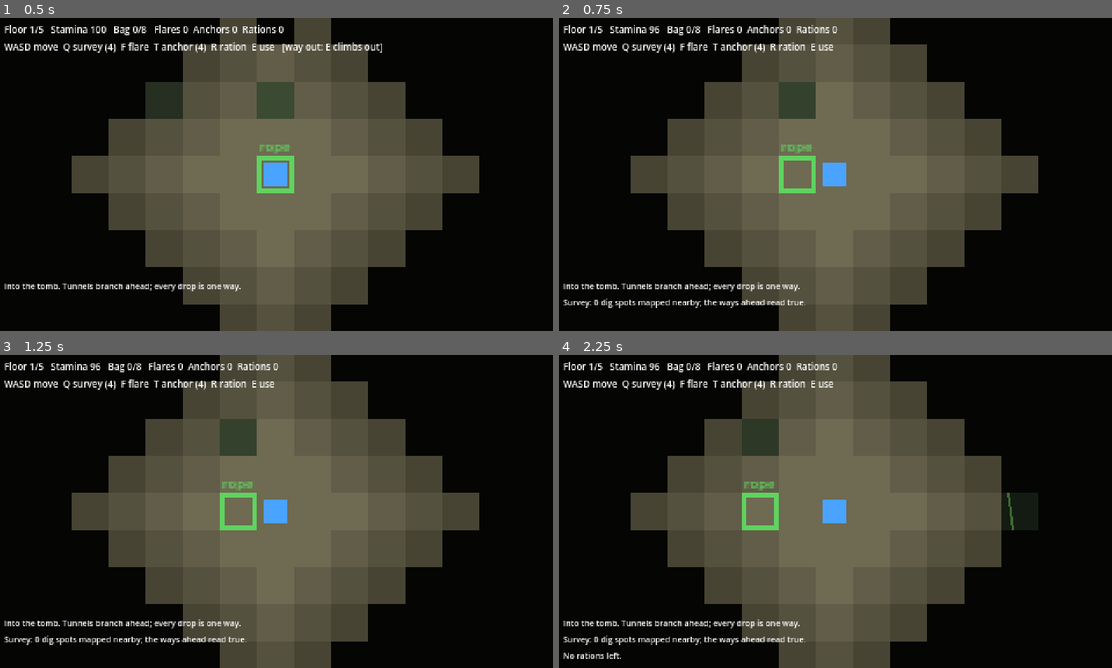
Above: before the commit, frames 1-4 (two rows, left to right).
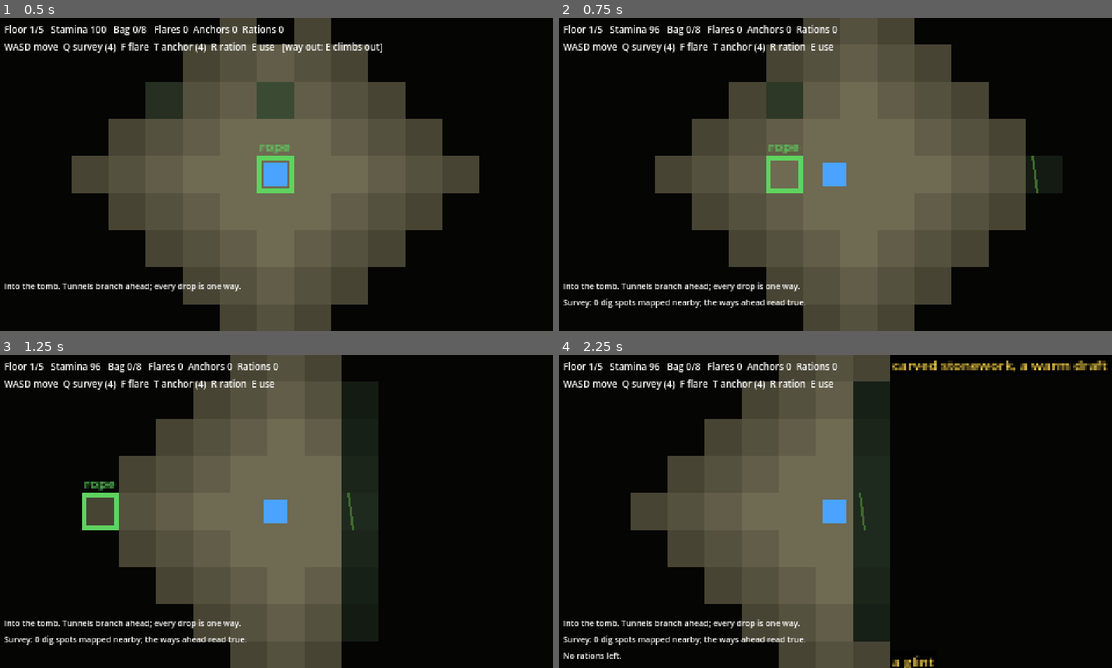
Above: after the commit, the same moments.

Repository: roughpatches/Archaeology
Game: Godot game, scene res://scenes/expedition/expedition.tscn
Two runs of this game, one before a commit and one after it. Both use one fixed random seed, a clock stepped at 60 frames per second and the inputs below. This scene is started directly instead of the project's main scene.
Inputs (mouse positions are in pixels of both pictures, inside the frame that each line leads up to):
- Up to frame 1 (0.5 s): no input
- Up to frame 2 (0.75 s): tap Enter at 0.5 s; move the mouse to (957, 158) at 0.52 s; hold Right (ui_right) from 0.53 s (still down); tap Q at 0.6 s; click (957, 158) at 0.67 s
- Up to frame 3 (1.25 s): keep holding Right (ui_right); tap Space at 0.77 s; tap L at 0.8 s
- Up to frame 4 (2.25 s): release Right (ui_right) at 1.25 s; drag from (724, 527) to (807, 574) at 1.27 s; tap Space at 2 s; move the mouse to (890, 442) at 2.02 s; hold Right (ui_right) from 2.03 s (still down); tap R at 2.1 s

Frame 1 is identical in both runs. In frame 2, 9.6% of the frame differs, in the area x 12-87%, y 0-100%; in frame 3, 15%; in frame 4, 20%, in the area x 33-100%, y 1-100%.

Commit message:
Tomb: glide between tiles and hold to keep walking, still turn-based (D41)
Co-Authored-By: Claude Opus 5.5 <noreply@anthropic.com>
Claude-Session: https://claude.ai/code/session_01B7rQi3VunBoZWstFhXroN3

Diff:
--- a/scenes/expedition/expedition_scene.gd
+++ b/scenes/expedition/expedition_scene.gd
@@ -39,12 +39,18 @@
 }
 ## The camera is close in, so a chamber is bigger than the screen (D34).
 const ZOOM := 2.0
+## Seconds the player takes to glide one tile.
+const STEP_TIME := 0.14
 
 var run: Expedition
 var mode := "explore"
 var dig_spot := -1
 
 var _camera := Camera2D.new()
+## Where the player is drawn, in pixels: it glides to the player's tile after each step.
+var _shown := Vector2.ZERO
+## Time left on the current step's glide; holding a direction steps again when it runs out.
+var _step_left := 0.0
 var _hud_layer := CanvasLayer.new()
 var _hud := Label.new()
 var _log := Label.new()
@@ -102,10 +108,13 @@
 		KEY_DOWN, KEY_S:
 			dir = Vector2i.DOWN
 	if dir != Vector2i.ZERO:
-		run.move(dir)
-	elif key.echo:
-		return
-	elif key.keycode == KEY_Q:
+		if not key.echo and _step_left <= 0.0:
+			_step(dir)
+		get_viewport().set_input_as_handled()
+		return
+	if key.echo:
+		return
+	if key.keycode == KEY_Q:
 		run.survey()
 	elif key.keycode == KEY_F:
 		run.use_flare()
@@ -123,6 +132,46 @@
 		return
 	get_viewport().set_input_as_handled()
 	_after_action()
+
+
+## Turn-based rules (D29), smooth look (D41): each step is one tick, and the player glides to
+## the new tile over STEP_TIME. Holding a direction keeps walking.
+func _process(delta: float) -> void:
+	if mode != "explore":
+		return
+	_step_left = maxf(0.0, _step_left - delta)
+	var target := _tile_centre(run.player)
+	if _shown != target:
+		_shown = _shown.move_toward(target, TILE / STEP_TIME * delta)
+		_camera.position = _shown
+		queue_redraw()
+	if _step_left <= 0.0:
+		var dir := _held_direction()
+		if dir != Vector2i.ZERO:
+			_step(dir)
+
+
+func _step(dir: Vector2i) -> void:
+	_step_left = STEP_TIME
+	run.move(dir)
+	_after_action()
+
+
+func _held_direction() -> Vector2i:
+	for pair: Array in [
+		[[KEY_LEFT, KEY_A], Vector2i.LEFT],
+		[[KEY_RIGHT, KEY_D], Vector2i.RIGHT],
+		[[KEY_UP, KEY_W], Vector2i.UP],
+		[[KEY_DOWN, KEY_S], Vector2i.DOWN],
+	]:
+		for k: Key in pair[0]:
+			if Input.is_physical_key_pressed(k):
+				return pair[1]
+	return Vector2i.ZERO
+
+
+func _tile_centre(p: Vector2i) -> Vector2:
+	return Vector2(p * TILE) + Vector2(TILE, TILE) / 2.0
 
 
 func _interact() -> void:
@@ -167,7 +216,9 @@
 
 
 func _refresh() -> void:
-	_camera.position = Vector2(run.player * TILE) + Vector2(TILE, TILE) / 2.0
+	if _shown.distance_to(_tile_centre(run.player)) > TILE * 2:
+		_shown = _tile_centre(run.player)
+	_camera.position = _shown
 	var lines: Array[String] = []
 	(
 		lines
@@ -313,7 +364,7 @@
 				col = COLORS["creature_stun"]
 			draw_circle(Vector2(cr["pos"] * TILE) + Vector2(TILE, TILE) / 2.0, TILE * 0.4, col)
 	draw_rect(
-		Rect2(Vector2(run.player * TILE) + Vector2(3, 3), Vector2(TILE - 6, TILE - 6)),
+		Rect2(_shown - Vector2(TILE - 6, TILE - 6) / 2.0, Vector2(TILE - 6, TILE - 6)),
 		COLORS["player"]
 	)
 
Not shown, changed: DECISIONS.md
